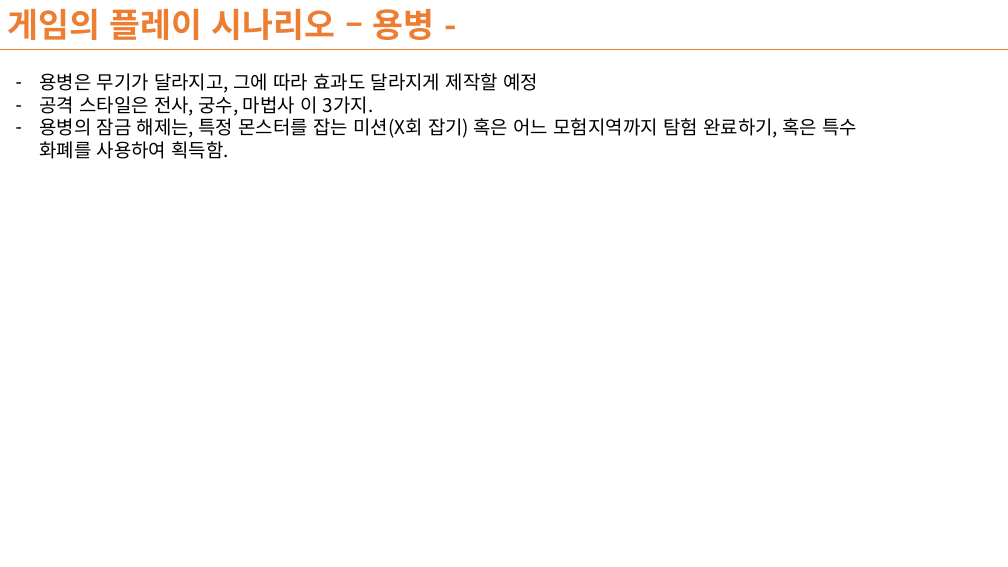
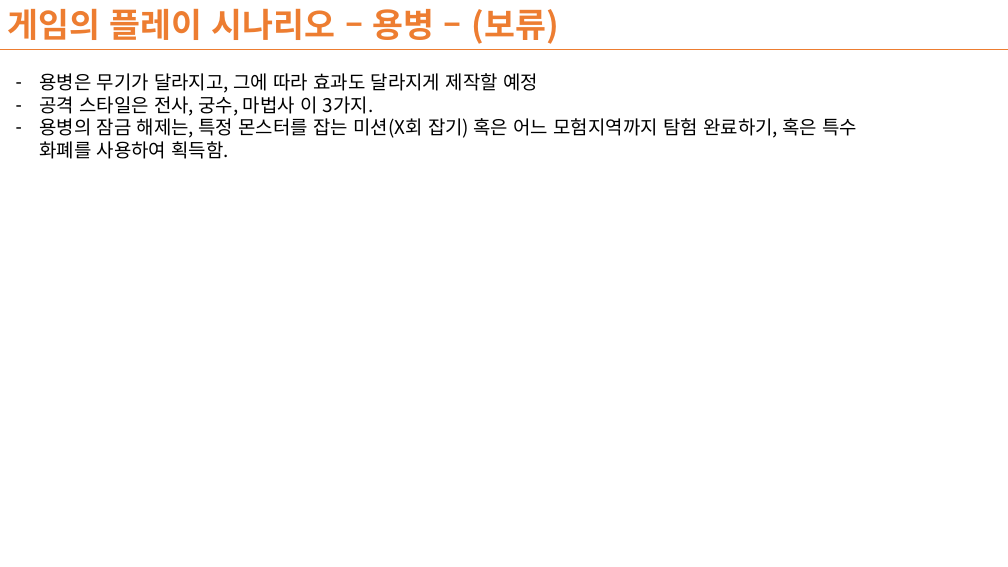
Before and after one commit to skyser2003/G, a slide deck: slide 20 of Design/Documents/Project G Introduction.pptx. Drawn at 1008x567 pixels with LibreOffice and Linux fonts; fonts in the diff are those of the drawing. Boxes give left, top, right and bottom in pixels: in the first picture for what was removed or moved away, otherwise in the second. Text is boxed around its words. In the diff, an @@ line names an element or a change of style, - is before the commit and + after.

```diff
--- a/Design/Documents/Project G Introduction.pptx
+++ b/Design/Documents/Project G Introduction.pptx
@@ text at (x1=7, y1=8, x2=559, y2=44): text changed @@
-게임의 플레이 시나리오 – 용병 -
+게임의 플레이 시나리오 – 용병 – (보류)
```
Also in this commit, not shown: 5 other slides changed, 4 other files.
